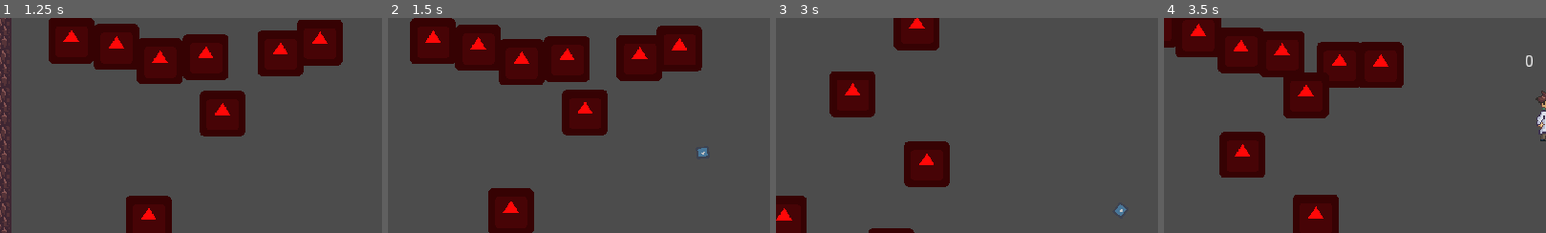
Above: before the commit, frames 1-4 (left to right).
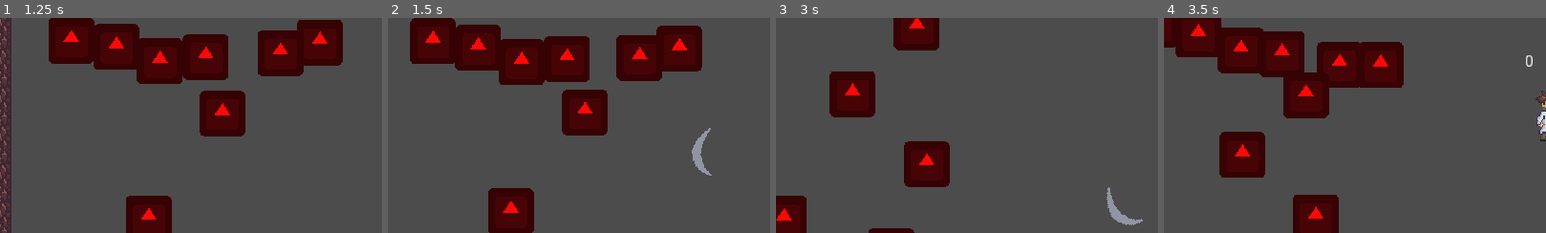
Above: after the commit, the same moments.

Repository: diegoteran/LudumDare52
Game: Godot game, scene res://world/world.tscn
The game is run twice, just before and just after one commit, with the same random seed, the same clock (stepped at 60 frames per second) and the same inputs. The engine's default icon, where the game draws it, is replaced by a stand-in: a white triangle on a blue panel in a dark square.
Inputs (mouse positions are % of the whole screen's width and height, from its top left):
- Up to frame 1 (1.25 s): move the mouse to (72, 45) at 0.52 s; press the mouse at (72, 45) at 0.53 s; hold D (move_right) from 0.53 s (still down)
- Up to frame 2 (1.5 s): move the mouse to (30, 55) at 1.27 s; release D (move_right) at 1.28 s; release the mouse at (30, 55) at 1.28 s; hold S (move_down) from 1.28 s (still down); click (30, 55) at 1.35 s
- Up to frame 3 (3 s): move the mouse to (60, 28) at 2.02 s; release S (move_down) at 2.03 s; press the mouse at (60, 28) at 2.03 s; hold D (move_right) 2.03-2.78 s; move the mouse to (45, 70) at 2.77 s; release the mouse at (45, 70) at 2.78 s; hold W (move_up) from 2.78 s (still down); click (45, 70) at 2.85 s
- Up to frame 4 (3.5 s): keep holding W (move_up)
The pictures show only the part of the screen within x 0-50%, y 20-70%; the shares and areas given below are measured in that part.

Frame 1 is identical in both runs. In frame 2, 0.5% of the frame differs, in the area x 79-85%, y 51-74%; in frame 3, 0.5%, in the area x 86-96%, y 78-97%; in frame 4, nothing differs.

Commit message:
added scalpel to player

Diff:
--- a/New folder/player/Player.tscn
+++ b/New folder/player/Player.tscn
@@ -3,7 +3,7 @@
 [ext_resource path="res://assets/art/Art/character/Character.png" type="Texture" id=1]
 [ext_resource path="res://player/Player.gd" type="Script" id=2]
 [ext_resource path="res://Hitboxes and Hurtboxes/HurtBox.tscn" type="PackedScene" id=3]
-[ext_resource path="res://projectiles/Scalpel.tscn" type="PackedScene" id=5]
+[ext_resource path="res://projectiles/weapon_scalpel.tscn" type="PackedScene" id=5]
 
 [sub_resource type="CapsuleShape2D" id=1]
 radius = 7.0
--- a/New folder/projectiles/projectile.gd
+++ b/New folder/projectiles/projectile.gd
@@ -37,7 +37,7 @@
 	velocity = move_and_slide(velocity)
 
 func shoot(direction):
-	look_at(get_global_mouse_position() + direction.normalized()*500)
+	look_at(global_position + direction.normalized()*500)
 	velocity = SPEED*direction.normalized()
 	hitbox.damage = DMG
 	if rand_range(0,1) < CRIT_CHANCE:
--- a/New folder/projectiles/Scalpel.tscn
+++ b/New folder/projectiles/weapon_scalpel.tscn
@@ -1,8 +1,10 @@
-[gd_scene load_steps=2 format=2]
+[gd_scene load_steps=3 format=2]
 
 [ext_resource path="res://projectiles/weapon.tscn" type="PackedScene" id=1]
+[ext_resource path="res://projectiles/projectile_scalpel.tscn" type="PackedScene" id=2]
 
 [node name="Weapon" instance=ExtResource( 1 )]
+projectile = ExtResource( 2 )
 projectileSpeed = 150
 projectileAliveTime = 0.1
 projectileCritChance = 0.0
Renamed: New folder/projectiles/ScalpelSwipe.tscn -> New folder/projectiles/projectile_scalpel.tscn
